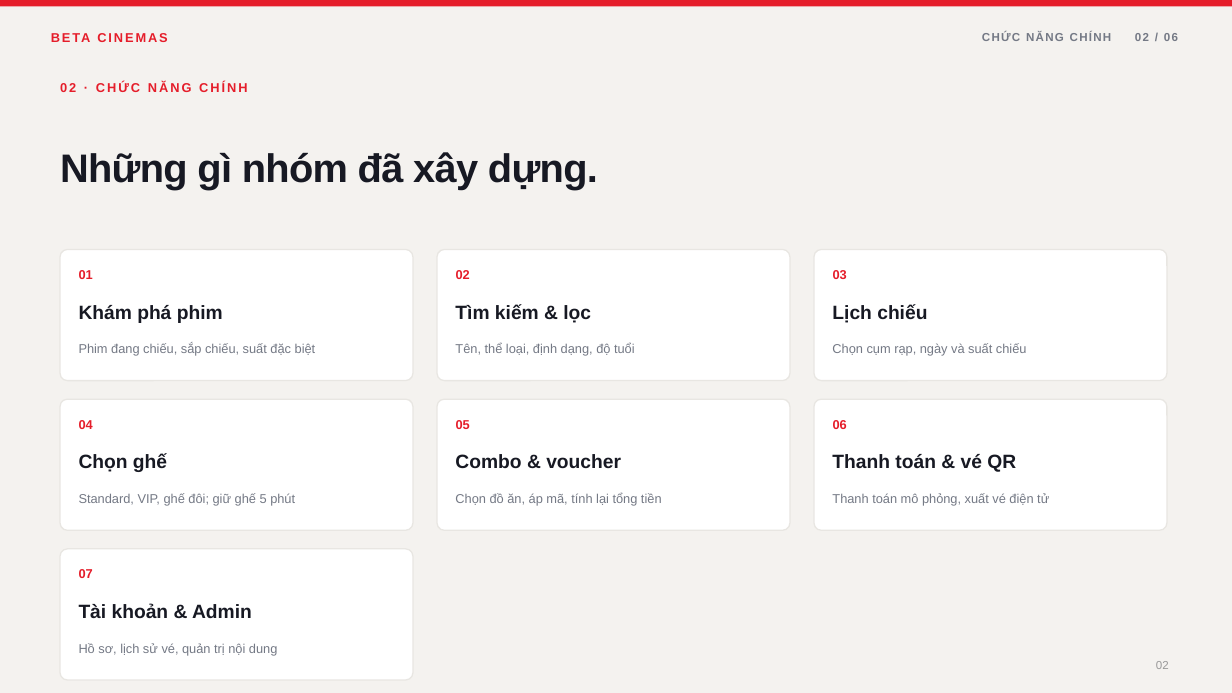
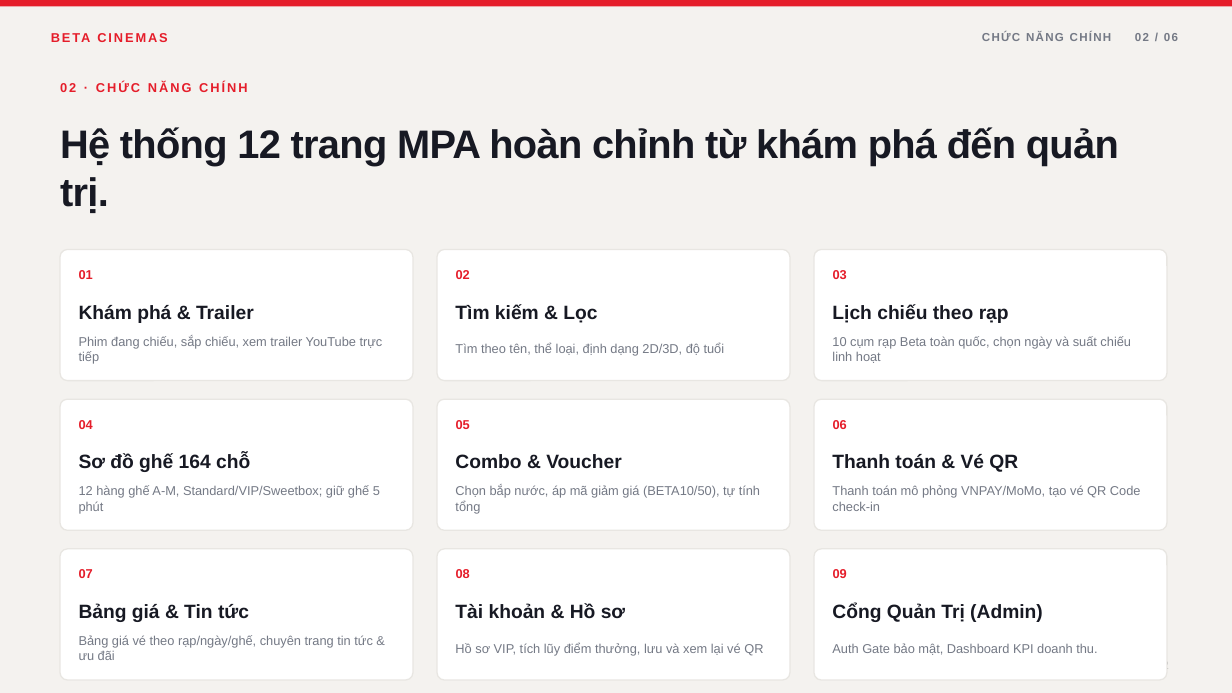
Before and after one commit to AsakiYuki/web2064-fa26, a slide deck: slide 2 of Beta-Cinemas-Presentation.odp. Drawn at 1232x693 pixels with LibreOffice and Linux fonts; fonts in the diff are those of the drawing. Boxes give left, top, right and bottom in pixels: in the first picture for what was removed or moved away, otherwise in the second. Text is boxed around its words. In the diff, an @@ line names an element or a change of style, - is before the commit and + after.

```diff
--- a/Beta-Cinemas-Presentation.odp
+++ b/Beta-Cinemas-Presentation.odp
@@ text at [60, 127, 1119, 213]: text changed @@
-Những gì nhóm đã xây dựng.
+Hệ thống 12 trang MPA hoàn chỉnh từ khám phá đến quản trị.
@@ text at [79, 305, 254, 323]: text changed @@
-Khám phá phim
+Khám phá & Trailer
@@ text at [455, 304, 597, 323]: text changed @@
-Tìm kiếm & lọc
+Tìm kiếm & Lọc
@@ text at [832, 304, 1009, 323]: text changed @@
-Lịch chiếu
+Lịch chiếu theo rạp
@@ text at [79, 336, 383, 364]: text changed @@
-Phim đang chiếu, sắp chiếu, suất đặc biệt
+Phim đang chiếu, sắp chiếu, xem trailer YouTube trực tiếp
@@ text at [455, 343, 725, 356]: text changed @@
-Tên, thể loại, định dạng, độ tuổi
+Tìm theo tên, thể loại, định dạng 2D/3D, độ tuổi
@@ text at [832, 336, 1131, 363]: text changed @@
-Chọn cụm rạp, ngày và suất chiếu
+10 cụm rạp Beta toàn quốc, chọn ngày và suất chiếu linh hoạt
@@ text at [79, 453, 250, 472]: text changed @@
-Chọn ghế
+Sơ đồ ghế 164 chỗ
@@ text at [455, 454, 622, 468]: text changed @@
-Combo & voucher
+Combo & Voucher
@@ text at [832, 454, 1018, 472]: text changed @@
-Thanh toán & vé QR
+Thanh toán & Vé QR
@@ text at [79, 485, 380, 514]: text changed @@
-Standard, VIP, ghế đôi; giữ ghế 5 phút
+12 hàng ghế A-M, Standard/VIP/Sweetbox; giữ ghế 5 phút
@@ text at [455, 485, 760, 514]: text changed @@
-Chọn đồ ăn, áp mã, tính lại tổng tiền
+Chọn bắp nước, áp mã giảm giá (BETA10/50), tự tính tổng
@@ text at [832, 485, 1141, 511]: text changed @@
-Thanh toán mô phỏng, xuất vé điện tử
+Thanh toán mô phỏng VNPAY/MoMo, tạo vé QR Code check-in
@@ rounded rectangle added at [437, 549, 790, 680], fill #FFFFFF, outline #E8E6E2 0.99 pt @@
@@ text added at [456, 569, 470, 578], 10 pt, text #E51D2A, bold @@
+08
@@ rounded rectangle added at [814, 549, 1167, 680], fill #FFFFFF, outline #E8E6E2 0.99 pt @@
@@ text added at [833, 569, 847, 578], 10 pt, text #E51D2A, bold @@
+09
@@ text at [79, 603, 249, 622]: text changed @@
-Tài khoản & Admin
+Bảng giá & Tin tức
@@ text added at [455, 603, 625, 618], 15 pt, text #171923, bold @@
+Tài khoản & Hồ sơ
@@ text added at [832, 603, 1043, 622], 15 pt, text #171923, bold @@
+Cổng Quản Trị (Admin)
@@ text at [79, 635, 373, 660]: text changed @@
-Hồ sơ, lịch sử vé, quản trị nội dung
+Bảng giá vé theo rạp/ngày/ghế, chuyên trang tin tức & ưu đãi
@@ text added at [455, 643, 763, 656], 10 pt, text #747985 @@
+Hồ sơ VIP, tích lũy điểm thưởng, lưu và xem lại vé QR
@@ text added at [832, 643, 1097, 655], 10 pt, text #747985 @@
+Auth Gate bảo mật, Dashboard KPI doanh thu.
```
Also in this commit, not shown: 5 other slides changed, 2 other files.
